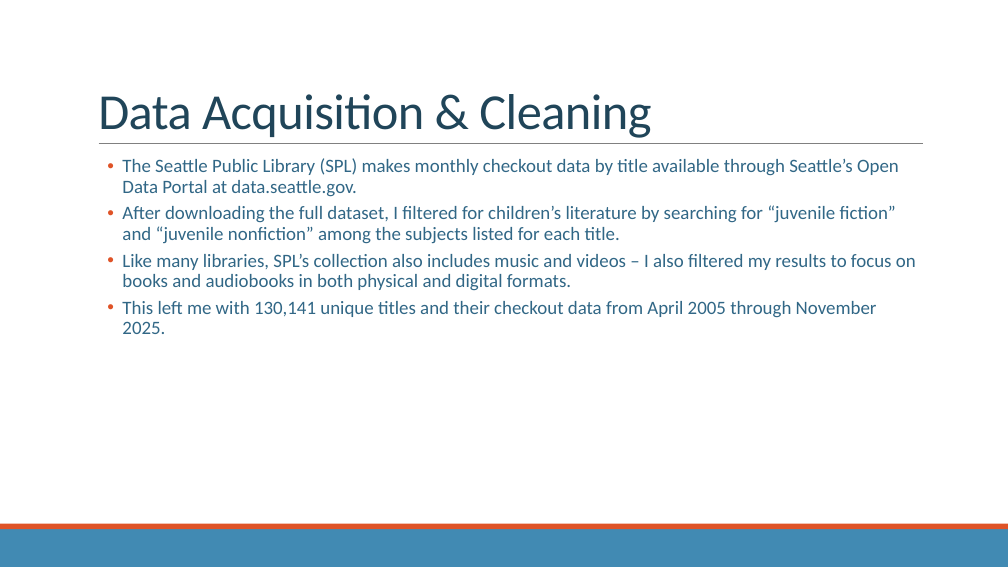
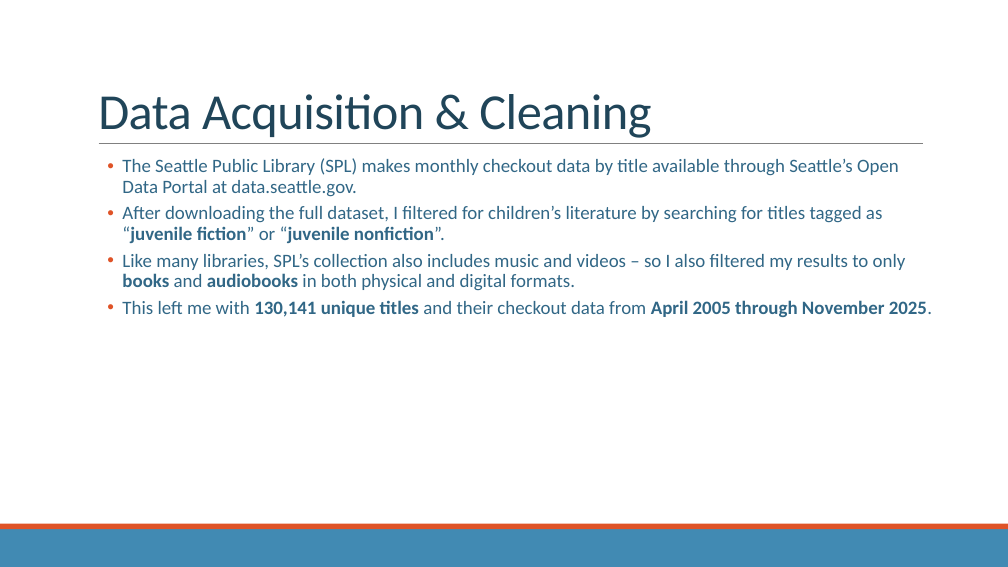
Before and after one commit to rm-pearson/NSS-capstone, a slide deck: slide 3 of presentation draft.pptx. Drawn at 1008x567 pixels with LibreOffice and Linux fonts; fonts in the diff are those of the drawing. Boxes give left, top, right and bottom in pixels: in the first picture for what was removed or moved away, otherwise in the second. Text is boxed around its words. In the diff, an @@ line names an element or a change of style, - is before the commit and + after.

```diff
--- a/presentation draft.pptx
+++ b/presentation draft.pptx
@@ text at <box>122,206,906,290</box>: text changed @@
-  • After downloading the full dataset, I filtered for children’s literature by searching for “juvenile fiction” and “juvenile nonfiction” among the subjects listed for each title.
-  • Like many libraries, SPL’s collection also includes music and videos – I also filtered my results to focus on books and audiobooks in both physical and digital formats.
+  • After downloading the full dataset, I filtered for children’s literature by searching for titles tagged as “juvenile fiction” or “juvenile nonfiction”.
+  • Like many libraries, SPL’s collection also includes music and videos – so I also filtered my results to only books and audiobooks in both physical and digital formats.
@@ text at <box>122,300,932,317</box>: bold on in "130,141 unique titles April 2005 through November ..." @@
```
Also in this commit, not shown: 1 other slide changed, 4 slides added, 2 other files.
